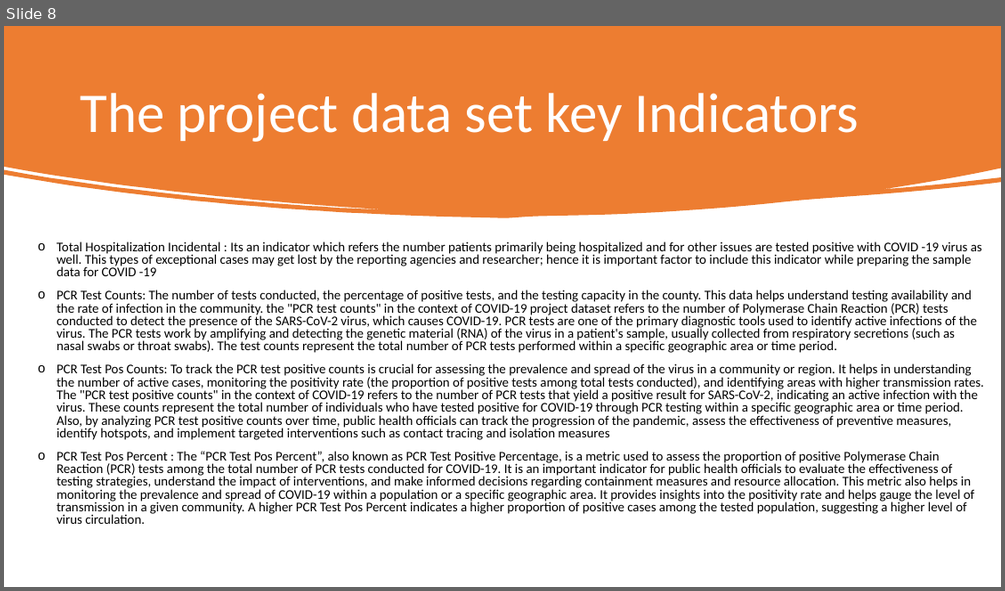
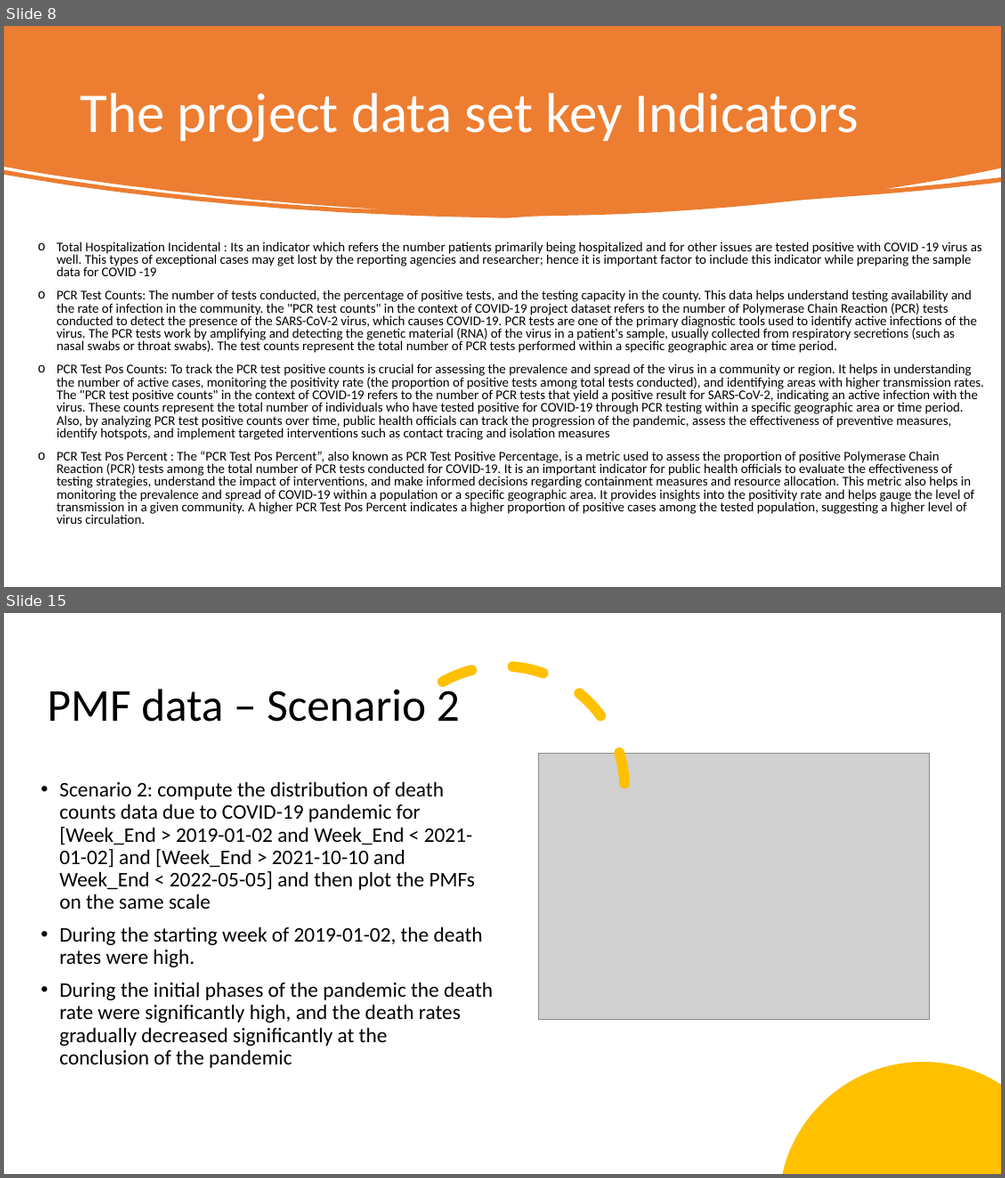
Before and after one commit to santoshgithub100/DSC530_TermEndProject, a slide deck: DC530 Term End Project.pptx. Shown one above the other, each under a label of ours: slide 8 before the commit, slides 8 and 15 after it; the slides between them are not shown. The pictures are 1005x591 and 1005x1178 pixels, drawn with LibreOffice and Linux fonts; fonts in the diff are those of the drawing; grey boxes stand for pictures. Boxes give left, top, right and bottom in pixels: in the first picture for what was removed or moved away, otherwise in the second. Text is boxed around its words. In the diff, an @@ line names an element or a change of style, - is before the commit and + after.

```diff
--- a/DC530 Term End Project.pptx
+++ b/DC530 Term End Project.pptx
@@ slide 15 added at (x1=4, y1=613, x2=1001, y2=1174), background #FFFFFF @@
@@ title added at (x1=48, y1=683, x2=460, y2=722), 44 pt, text #000000 @@
+PMF data – Scenario 2
@@ arc (boxed as its full ellipse) added at (x1=380, y1=666, x2=624, y2=910), outline #FFC000 10 pt dashed @@
@@ picture added at (x1=539, y1=754, x2=929, y2=1019) @@
@@ text added at (x1=59, y1=781, x2=493, y2=1068), 20 pt, text #000000 @@
+• Scenario 2: compute the distribution of death counts data due to COVID-19 pandemic for [Week_End > 2019-01-02 and Week_End < 2021-01-02] and [Week_End > 2021-10-10 and Week_End < 2022-05-05] and then plot the PMFs on the same scale
+• During the starting week of 2019-01-02, the death rates were high.
+• During the initial phases of the pandemic the death rate were significantly high, and the death rates gradually decreased significantly at the conclusion of the pandemic
@@ freeform shape added at (x1=783, y1=1062, x2=1001, y2=1174), fill #FFC000 @@
```
Also in this commit, not shown: 7 slides changed, 7 other slides added, 1 slide removed.
